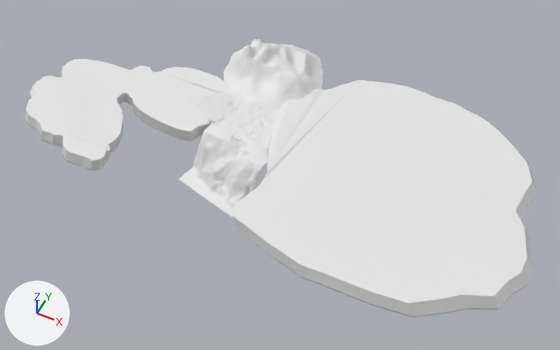
The glTF model Maps/Chapter 1/Map1/map1.glb as it was, and as the next commit left it.
Before and after are seen from a 50 mm camera at (1507.0, -1872.0, 1787.0) aimed at (781.0, -420.0, -27.0). Every picture has the same lights, and +X, +Y and +Z are marked at lower left. Where no turn or scale is listed for an object, it has been applied to the vertices. Vertices at the same position are counted once.

The first picture shows 'Landscape.001'.
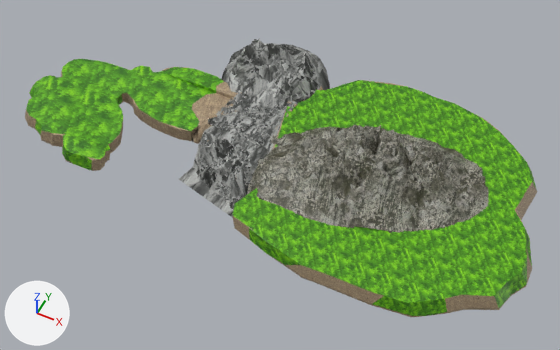
The newer file is also turned or shifted as a whole; pictures and numbers use the older file's frame.

Where the change shows, as pixel boxes (x1, y1, x2, y2) in the pictures (560 x 350 px; the box of a moved part takes in the faces that stretch with it):
```json
{"part": 1, "of": "me_landscape_001", "change": "added", "after": [247, 125, 489, 233]}
{"part": 2, "of": "me_landscape_001", "change": "deleted", "before": [207, 92, 234, 110]}
{"part": 3, "of": "me_landscape_001", "change": "moved or reshaped", "before": [160, 72, 358, 186], "after": [160, 49, 358, 186]}
{"part": 4, "of": "me_landscape_001", "change": "recoloured", "before": [25, 67, 537, 317], "after": [25, 67, 537, 317], "on screen": "grey to brown"}
{"part": 5, "of": "me_landscape_001", "change": "recoloured", "before": [26, 59, 537, 316], "after": [26, 59, 537, 316], "on screen": "white to green"}
{"part": 6, "of": "me_landscape_001", "change": "recoloured", "before": [179, 39, 323, 218], "after": [179, 39, 323, 218], "on screen": "white to grey"}
```

Scene script edits in JSON lines:
```json
{"op": "add", "block": "img_hill_layer", "code": ["img_hill_layer = load_image('hill_layer', '_unpacked/hill_layer', 128, 114, 'sRGB')"]}
{"op": "add", "block": "img_grass", "code": ["img_grass = load_image('grass', '_unpacked/grass', 256, 137, 'sRGB')"]}
{"op": "add", "block": "img_hill2", "code": ["img_hill2 = load_image('hill2', '_unpacked/hill2', 256, 170, 'sRGB')"]}
{"op": "add", "block": "img_dirt_layer", "code": ["img_dirt_layer = load_image('dirt_layer', '_unpacked/dirt_layer', 256, 192, 'sRGB')"]}
{"op": "add", "block": "mat_material_070", "code": ["mat_material_070 = bpy.data.materials.new('Material.070')", "# uses the picture img_hill_layer"]}
{"op": "add", "block": "mat_material_069", "code": ["mat_material_069 = bpy.data.materials.new('Material.069')", "# uses the picture img_grass"]}
{"op": "add", "block": "mat_material_073", "code": ["mat_material_073 = bpy.data.materials.new('Material.073')", "# uses the picture img_hill2"]}
{"op": "add", "block": "mat_material_068", "code": ["mat_material_068 = bpy.data.materials.new('Material.068')", "# uses the picture img_dirt_layer"]}
{"block": "me_landscape_001", "where": "# used by ob_landscape_001; location = (586.0, -69.0, 45.0)"}
{"op": "remove", "block": "me_landscape_001", "code": "me_landscape_001.from_pydata(...)  # 8444 vertices, 16060 faces; spans x -721.0..990.0, y -687.0..160.0, z -135.0..131.0"}
{"op": "add", "block": "me_landscape_001", "code": "me_landscape_001.from_pydata(...)  # 7901 vertices, 15127 faces; spans x -721.0..990.0, y -687.0..181.0, z -135.0..194.0"}
{"block": "me_landscape_001", "change": "me_landscape_001 part 1: a new loose piece of 1372 vertices spanning x 123.0..826.0, y -553.0..-52.0, z -95.0..194.0, in mat_material_073"}
{"block": "me_landscape_001", "change": "me_landscape_001 part 2: the loose piece of 466 vertices spanning x -158.0..-44.0, y -254.0..-118.0, z -4.0..6.0 is deleted"}
{"block": "me_landscape_001", "change": "me_landscape_001 part 3: 1373 vertices moved from x -154.0..171.0, y -445.0..-19.0, z -130.0..16.0 to x -154.0..171.0, y -445.0..-19.0, z -130.0..10.0; 1656 vertices removed from x -165.0..188.0, y -420.0..-134.0, z -13.0..10.0; 207 vertices added at x -193.0..218.0, y -440.0..181.0, z -63.0..6.0"}
{"block": "me_landscape_001", "change": "me_landscape_001 part 4: 1839 faces spanning x -721.0..990.0, y -687.0..142.0, z -68.0..13.0 switch from no material to mat_material_068"}
{"block": "me_landscape_001", "change": "me_landscape_001 part 5: 271 faces spanning x -721.0..990.0, y -684.0..141.0, z -48.0..7.0 switch from no material to mat_material_069"}
{"block": "me_landscape_001", "change": "me_landscape_001 part 6: 9917 faces spanning x -175.0..219.0, y -525.0..160.0, z -135.0..131.0 switch from no material to mat_material_070"}
{"op": "add", "block": "me_landscape_001", "code": "me_landscape_001.materials.append(mat_material_073)"}
```
